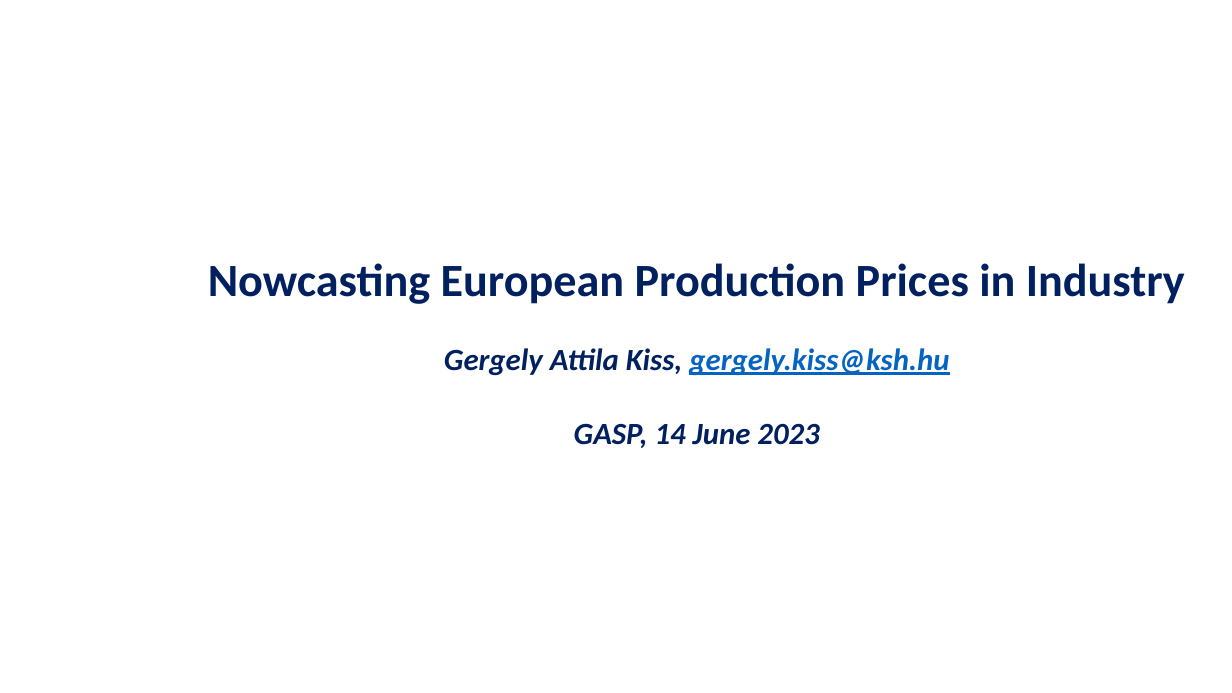
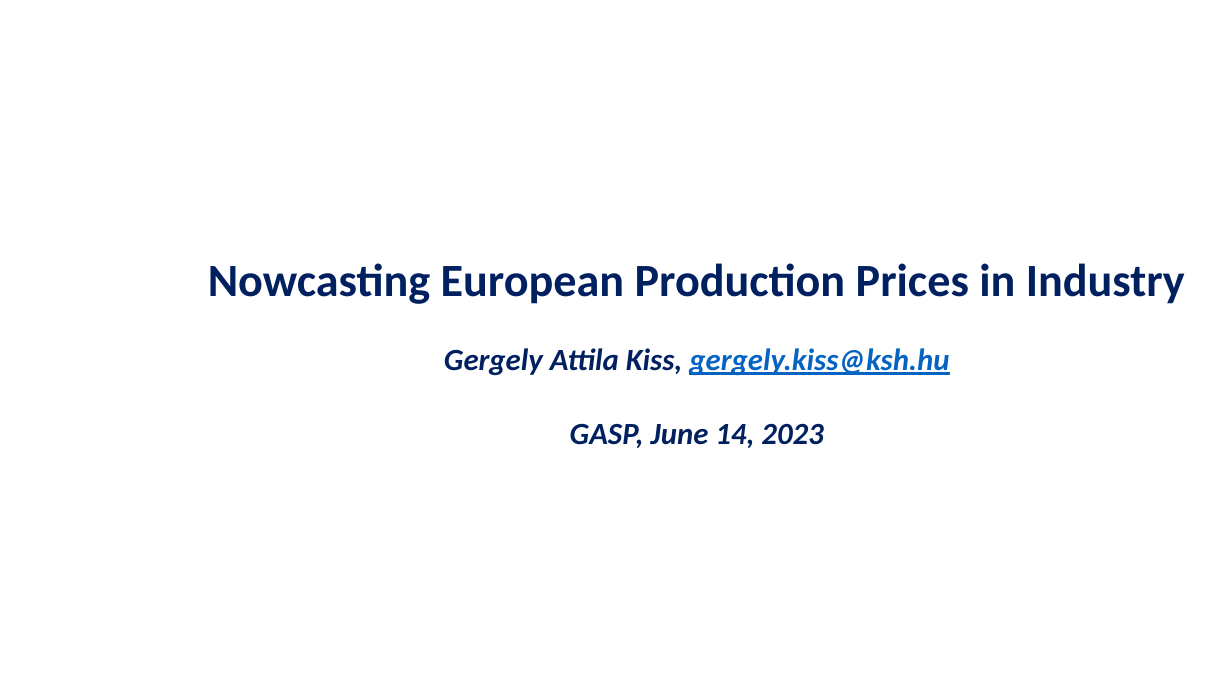
Before and after one commit to gergelyattilakiss/GASP, a slide deck: slide 1 of GASP_Gergely-Attila-Kiss.pptx. Drawn at 1232x693 pixels with LibreOffice and Linux fonts; fonts in the diff are those of the drawing; background and template pictures are left out. Boxes give left, top, right and bottom in pixels: in the first picture for what was removed or moved away, otherwise in the second. Text is boxed around its words. In the diff, an @@ line names an element or a change of style, - is before the commit and + after.

```diff
--- a/GASP_Gergely-Attila-Kiss.pptx
+++ b/GASP_Gergely-Attila-Kiss.pptx
@@ text at [570,423,823,448]: text changed @@
-GASP, 14 June 2023
+GASP, June 14, 2023
```
Also in this commit, not shown: 3 other slides changed, 1 slide added, 29 other files.
